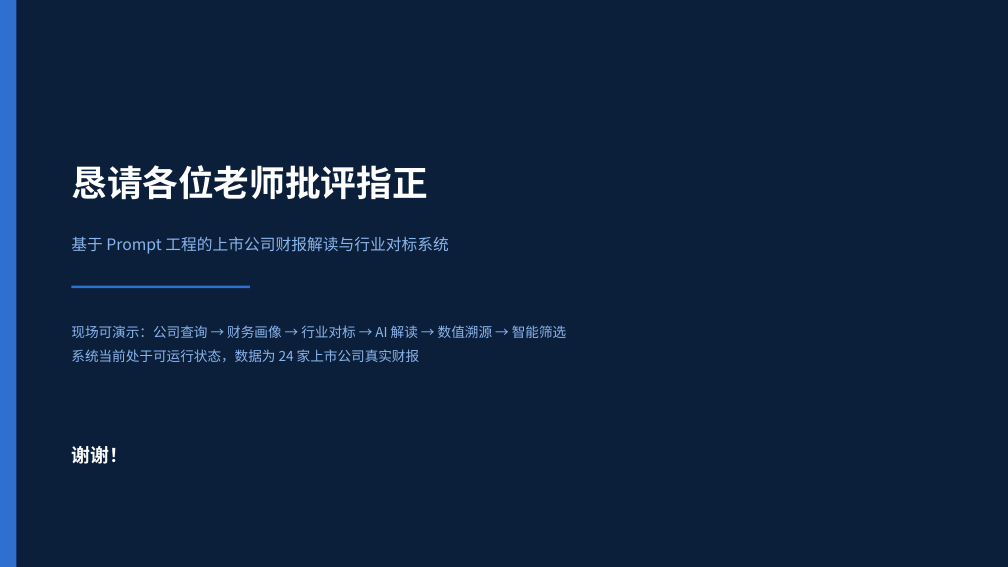
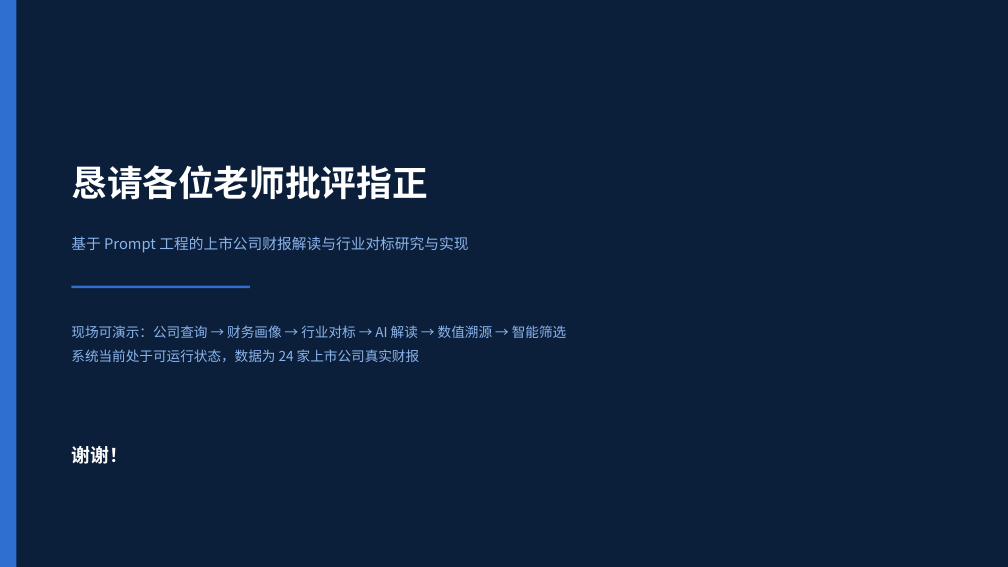
Before and after one commit to Han-fengyecanxue/prompt_project, a slide deck: slide 15 of 答辩材料/答辩PPT_财报智读.pptx. Drawn at 1008x567 pixels with LibreOffice and Linux fonts; fonts in the diff are those of the drawing. Boxes give left, top, right and bottom in pixels: in the first picture for what was removed or moved away, otherwise in the second. Text is boxed around its words. In the diff, an @@ line names an element or a change of style, - is before the commit and + after.

```diff
--- a/答辩材料/答辩PPT_财报智读.pptx
+++ b/答辩材料/答辩PPT_财报智读.pptx
@@ text at [71, 236, 468, 253]: text changed; size 15 to 14 pt @@
-基于 Prompt 工程的上市公司财报解读与行业对标系统
+基于 Prompt 工程的上市公司财报解读与行业对标研究与实现
```
Also in this commit, not shown: 2 other slides changed, 1 other file.
